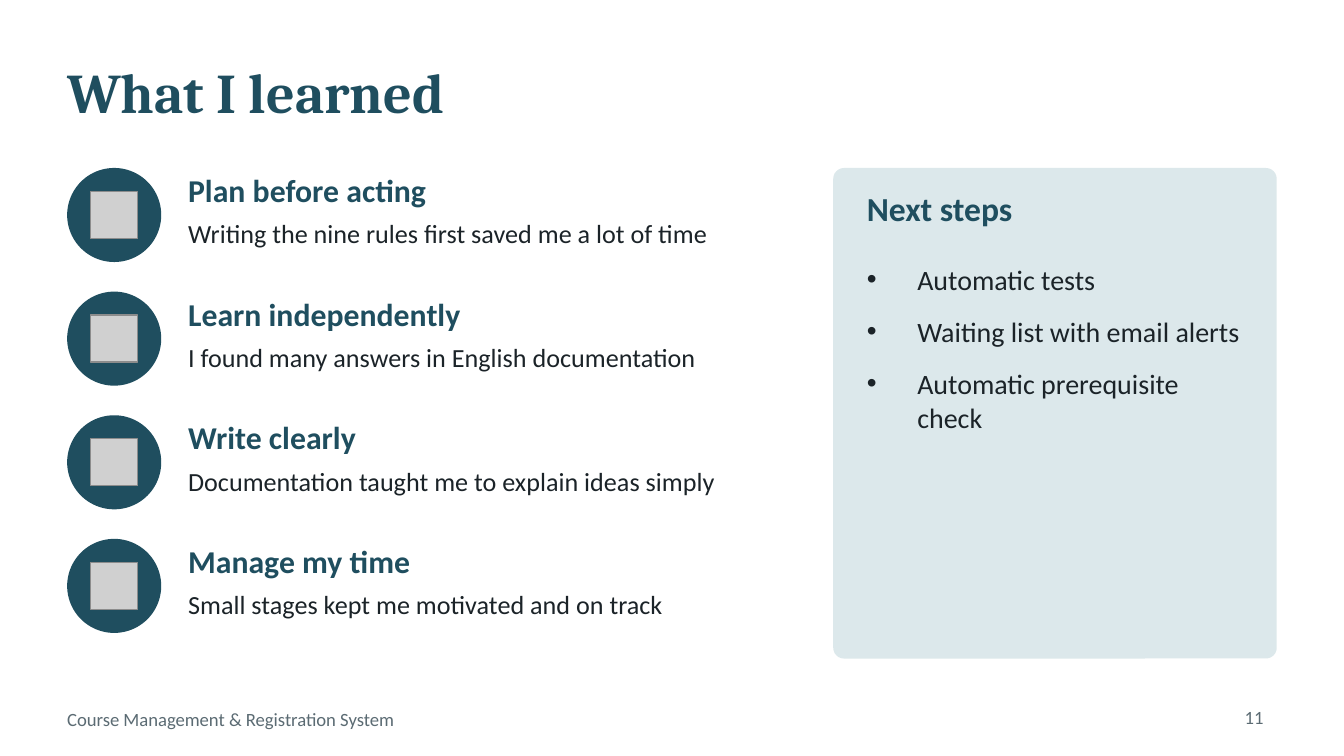
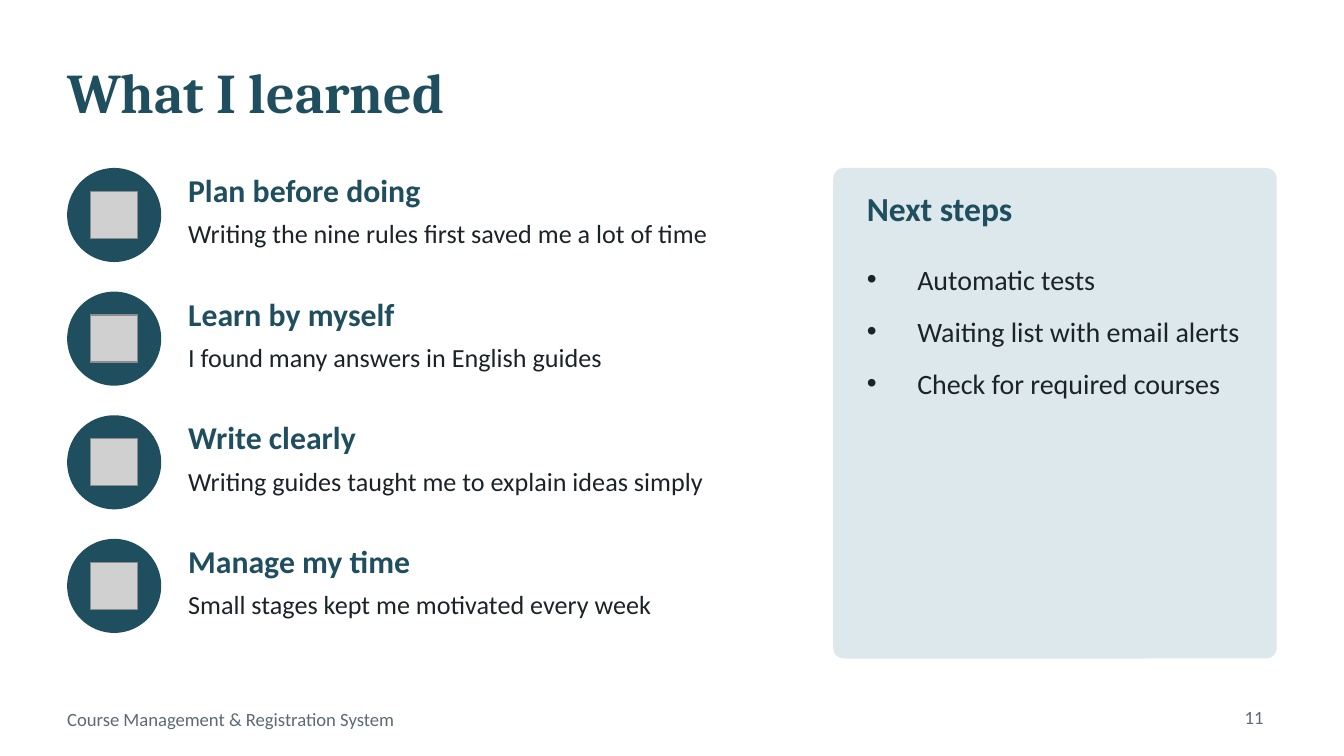
Before and after one commit to JustALog/Course-management-system, a slide deck: slide 11 of report/presentation.pptx. Drawn at 1344x756 pixels with LibreOffice and Linux fonts; fonts in the diff are those of the drawing; grey boxes stand for pictures. Boxes give left, top, right and bottom in pixels: in the first picture for what was removed or moved away, otherwise in the second. Text is boxed around its words. In the diff, an @@ line names an element or a change of style, - is before the commit and + after.

```diff
--- a/report/presentation.pptx
+++ b/report/presentation.pptx
@@ text at box(188, 179, 420, 208): text changed @@
-Plan before acting
+Plan before doing
@@ text at box(188, 303, 395, 331): text changed @@
-Learn independently
+Learn by myself
@@ text at box(188, 349, 602, 372): text changed @@
-I found many answers in English documentation
+I found many answers in English guides
@@ text at box(917, 374, 1220, 399): text changed @@
-• Automatic prerequisite check
+• Check for required courses
@@ text at box(188, 473, 703, 496): text changed @@
-Documentation taught me to explain ideas simply
+Writing guides taught me to explain ideas simply
@@ text at box(188, 596, 651, 619): text changed @@
-Small stages kept me motivated and on track
+Small stages kept me motivated every week
```
Also in this commit, not shown: 3 other slides changed, 4 other files.
